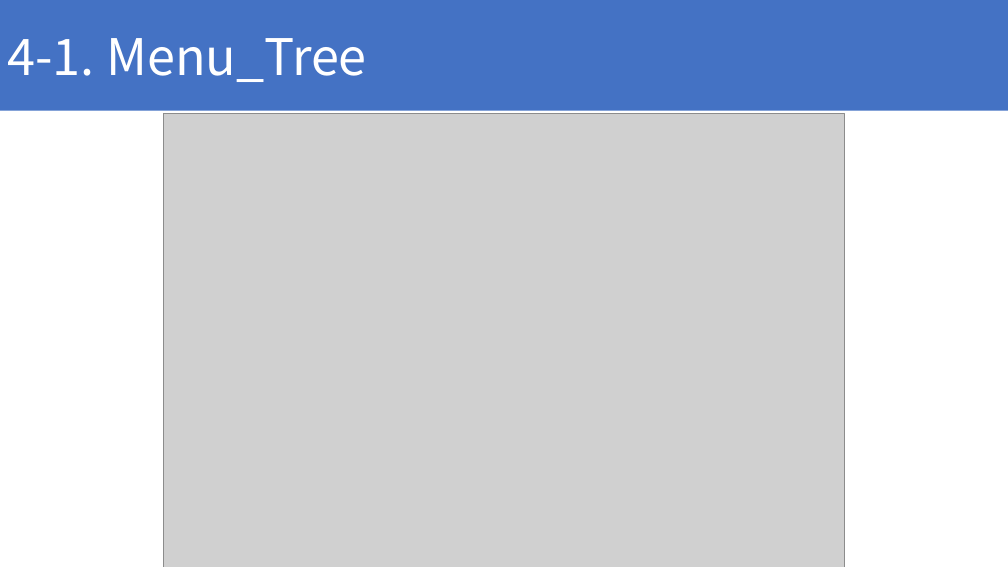
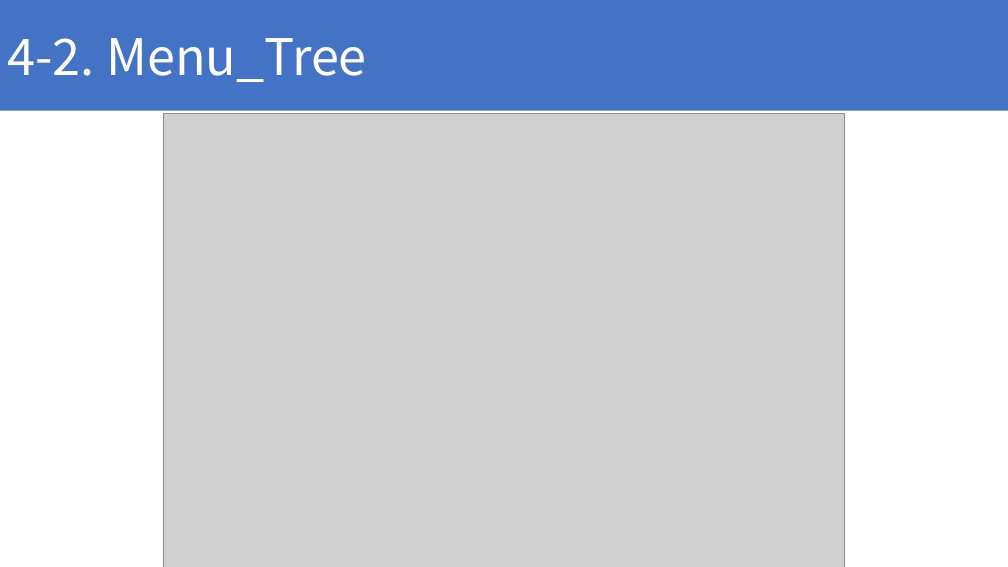
Before and after one commit to ChaeSung-Lee/DJ_InternShip, a slide deck: slide 32 of 2021_Summer/jp.hong/Project_BnC_jph.pptx (slide 31 before the commit). Drawn at 1008x567 pixels with LibreOffice and Linux fonts; fonts in the diff are those of the drawing; grey boxes stand for pictures. Boxes give left, top, right and bottom in pixels: in the first picture for what was removed or moved away, otherwise in the second. Text is boxed around its words. In the diff, an @@ line names an element or a change of style, - is before the commit and + after.

```diff
--- a/2021_Summer/jp.hong/Project_BnC_jph.pptx
+++ b/2021_Summer/jp.hong/Project_BnC_jph.pptx
@@ text in rectangle at (7,38,367,82): text changed @@
-4-1. Menu_Tree
+4-2. Menu_Tree
```
Also in this commit, not shown: 9 other slides changed, 2 slides added, 1 slide removed.
